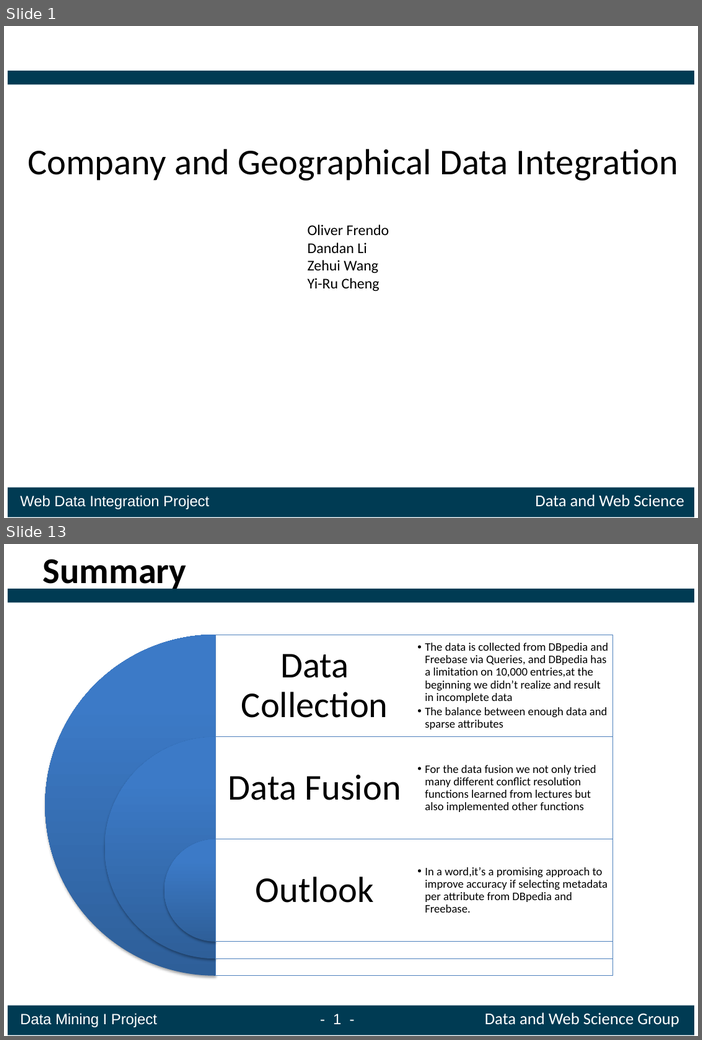
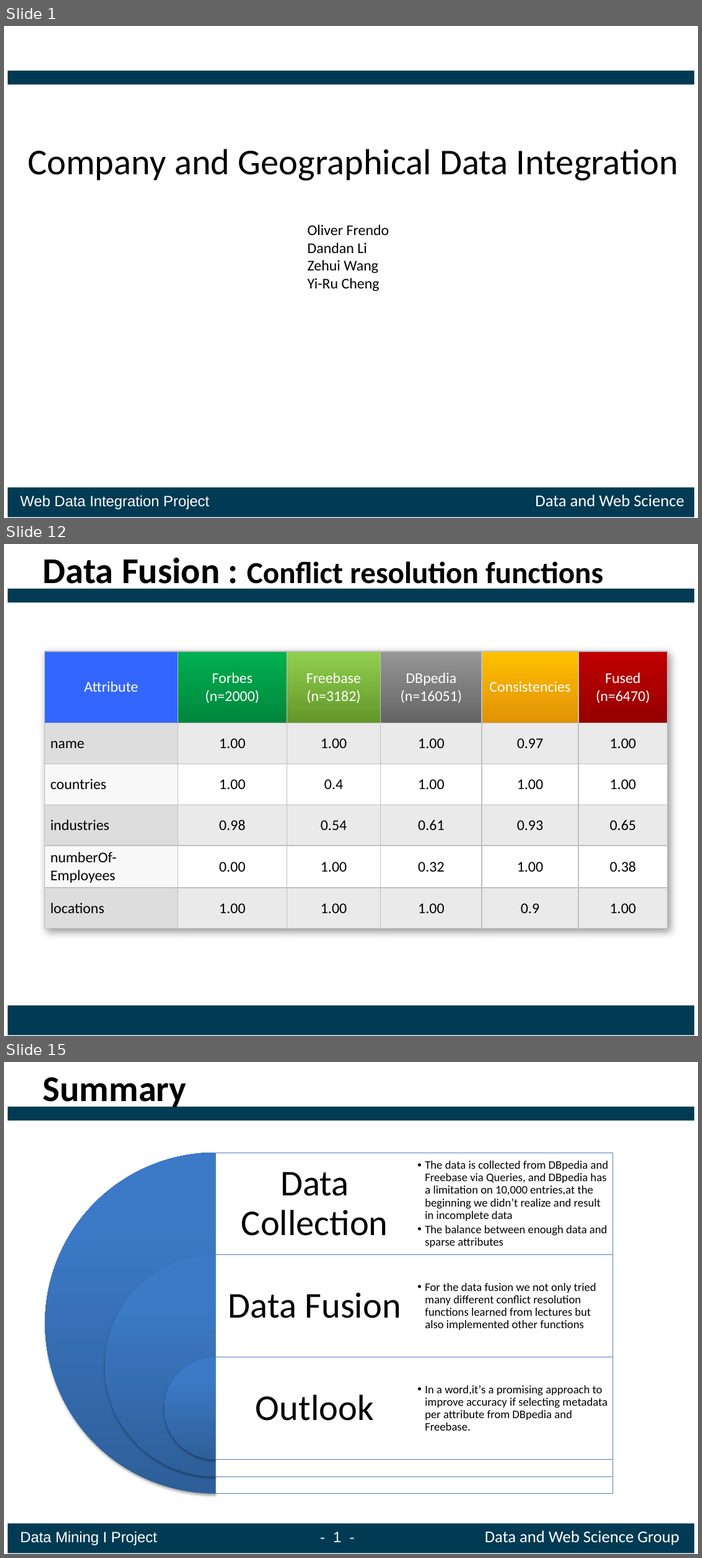
Before and after one commit to ofrendo/WebDataIntegration, a slide deck: presentation/Presentation_template.pptx. Shown one above the other, each under a label of ours: slides 1 and 13 before the commit, slides 1, 12 and 15 after it; the slides between them are not shown. The pictures are 702x1040 and 702x1558 pixels, drawn with LibreOffice and Linux fonts; fonts in the diff are those of the drawing; background and template pictures are left out. Boxes give left, top, right and bottom in pixels: in the first picture for what was removed or moved away, otherwise in the second. Text is boxed around its words. In the diff, an @@ line names an element or a change of style, - is before the commit and + after.

```diff
--- a/presentation/Presentation_template.pptx
+++ b/presentation/Presentation_template.pptx
@@ slide 12 added at (4, 544, 698, 1036), background #FFFFFF; not listed: 2 template elements that a slide beside it also shows @@
@@ title added at (43, 558, 604, 592), 37 pt, text #000000, bold @@
+Data Fusion : Conflict resolution functions
@@ table added at (44, 651, 667, 928), 6 rows, 6 columns @@
+Attribute | Forbes / (n=2000) | Freebase / (n=3182) | DBpedia / (n=16051) | Consistencies | Fused / (n=6470)
+name | 1.00 | 1.00 | 1.00 | 0.97 | 1.00
+countries | 1.00 | 0.4 | 1.00 | 1.00 | 1.00
+industries | 0.98 | 0.54 | 0.61 | 0.93 | 0.65
+numberOf-Employees | 0.00 | 1.00 | 0.32 | 1.00 | 0.38
+locations | 1.00 | 1.00 | 1.00 | 0.9 | 1.00
@@ what was slide 13 is now slide 15 @@
```
Also in this commit, not shown: 4 slides changed, 1 other slide added.
